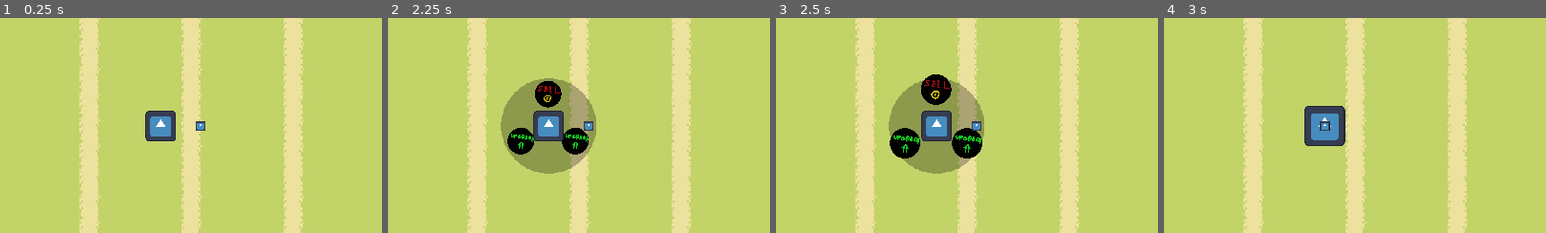
Above: before the commit, frames 1-4 (left to right).
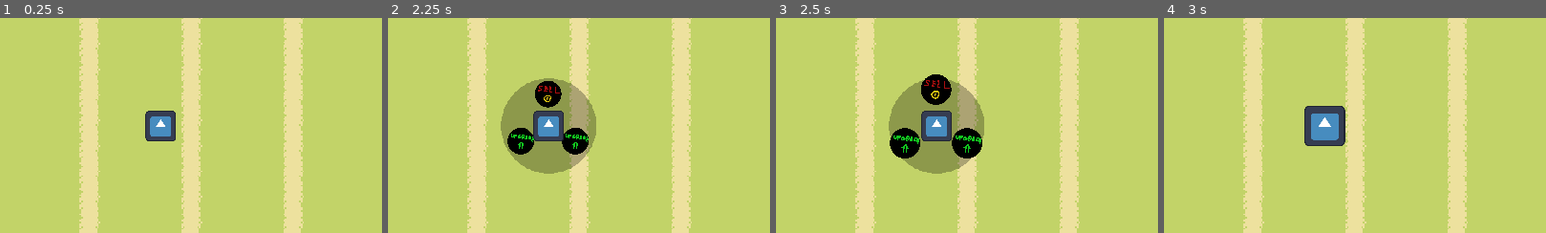
Above: after the commit, the same moments.

Repository: MindVisceral/BoneTD
Game: Godot game, scene res://Levels/Level1/Level1.tscn
Two runs of this game, one before a commit and one after it. Both use one fixed random seed, a clock stepped at 60 frames per second and the inputs below. The engine's default icon, where the game draws it, is replaced by a stand-in: a white triangle on a blue panel in a dark square.
Inputs (mouse positions are % of the whole screen's width and height, from its top left):
- Up to frame 1 (0.25 s): no input
- Up to frame 2 (2.25 s): click "NEXT ROUND" at 0.5 s; click "NEXT ROUND" at 1.25 s; click (21, 44) at 2 s
- Up to frame 3 (2.5 s): no input
- Up to frame 4 (3 s): click (25, 49) at 2.75 s
The pictures show only the part of the screen within x 0-50%, y 19-69%; the shares and areas given below are measured in that part.

The runs differ from the first frame. In frame 1, 0.1% of the frame differs, in the area x 51-54%, y 48-53%; in frame 2, 0.1%; in frame 3, 0.1%; in frame 4, less than 0.1%.

Commit message:
Added a DraggableMenu class for MainMenu

Diff:
--- a/Entities/Towers/BaseTower/BaseTower.gd
+++ b/Entities/Towers/BaseTower/BaseTower.gd
@@ -251,7 +251,6 @@
 
 ## Instantiate a bullet...
 func instantiate_bullet() -> void:
-
 	var bullet: BaseBullet = bullet_scene.instantiate()
 
 	## Before we do anything with the Bullet...
--- a/Entities/Towers/BaseTower/BaseTower.tscn
+++ b/Entities/Towers/BaseTower/BaseTower.tscn
@@ -53,10 +53,6 @@
 
 [node name="BulletSpawnPoint" type="Marker2D" parent="RotationPivot"]
 
-[node name="Sprite2D" type="Sprite2D" parent="RotationPivot/BulletSpawnPoint"]
-scale = Vector2(0.05, 0.05)
-texture = ExtResource("1_vx0cn")
-
 [node name="Collider" type="CollisionShape2D" parent="."]
 
 [node name="ShotDelayTimer" type="Timer" parent="."]
--- /dev/null
+++ b/UI/DraggableMenu/DraggableMenu.gd
@@ -0,0 +1,50 @@
+class_name DraggableMenu
+extends Control
+
+
+###-------------------------------------------------------------------------###
+##### Menu variables
+###-------------------------------------------------------------------------###
+
+## A simple boolean - should the Menu follow the mouse right now?
+## Toggled when the DragButton is pressed/released.
+var follow_mouse: bool = false
+
+## The mouse pointer's local position relative to the Menu's top left corner.
+## Without this, if you were to click and drag the Menu by its ex. middle point,
+## the Menu would snap and it would be dragged by its top left corner.
+var mouse_pos_offset: Vector2 = Vector2.ZERO
+
+
+###-------------------------------------------------------------------------###
+##### Core - Menu Movement
+###-------------------------------------------------------------------------###
+
+func _physics_process(delta: float) -> void:
+	## When the Player wants to drag this Menu...
+	if follow_mouse == true:
+		## Just make this Menu follow the Mouse;
+		## and take into account the offset from the Menu's top left corner.
+		self.global_position = get_global_mouse_position() - mouse_pos_offset
+
+
+###-------------------------------------------------------------------------###
+##### Menu dragging toggle
+###-------------------------------------------------------------------------###
+
+## Button pressed down, make menu follow the mouse
+func _drag_button_held() -> void:
+	## Reset mouse_pos_offset
+	mouse_pos_offset = Vector2.ZERO
+
+	## Register the mouse's position relative to the Menu's origin
+	mouse_pos_offset = get_local_mouse_position()
+
+	follow_mouse = true
+
+## Button released, make menu stop following the mouse
+func _drag_button_released() -> void:
+	## Reset mouse_pos_offset
+	mouse_pos_offset = Vector2.ZERO
+
+	follow_mouse = false
--- /dev/null
+++ b/UI/DraggableMenu/DraggableMenu.tscn
@@ -0,0 +1,35 @@
+[gd_scene load_steps=2 format=3 uid="uid://b5dp0gcijhisy"]
+
+[ext_resource type="Script" path="res://UI/DraggableMenu/DraggableMenu.gd" id="1_2ow3g"]
+
+[node name="DraggableMenu" type="Control"]
+custom_minimum_size = Vector2(100, 100)
+layout_mode = 3
+anchor_right = 0.052
+anchor_bottom = 0.093
+offset_right = 0.159996
+offset_bottom = -0.440002
+script = ExtResource("1_2ow3g")
+
+[node name="Panel" type="Panel" parent="."]
+layout_mode = 1
+anchors_preset = 15
+anchor_right = 1.0
+anchor_bottom = 1.0
+grow_horizontal = 2
+grow_vertical = 2
+
+[node name="DragButton" type="Button" parent="."]
+custom_minimum_size = Vector2(100, 15)
+layout_mode = 1
+anchors_preset = -1
+anchor_right = 1.0
+anchor_bottom = 0.15
+offset_bottom = -7.0
+grow_horizontal = 2
+action_mode = 0
+shortcut_feedback = false
+shortcut_in_tooltip = false
+
+[connection signal="button_down" from="DragButton" to="." method="_drag_button_held"]
+[connection signal="button_up" from="DragButton" to="." method="_drag_button_released"]
--- /dev/null
+++ b/UI/MainMenu/MainMenu.tscn
@@ -0,0 +1,27 @@
+[gd_scene load_steps=2 format=3 uid="uid://c42ltbeu2cdpe"]
+
+[ext_resource type="PackedScene" uid="uid://b5dp0gcijhisy" path="res://UI/DraggableMenu/DraggableMenu.tscn" id="1_genn2"]
+
+[node name="MainMenu" type="Control"]
+layout_mode = 3
+anchors_preset = 15
+anchor_right = 1.0
+anchor_bottom = 1.0
+grow_horizontal = 2
+grow_vertical = 2
+
+[node name="ColorRect" type="ColorRect" parent="."]
+layout_mode = 1
+anchors_preset = 15
+anchor_right = 1.0
+anchor_bottom = 1.0
+grow_horizontal = 2
+grow_vertical = 2
+color = Color(0.533037, 0.533037, 0.533037, 1)
+
+[node name="DraggableMenu" parent="." instance=ExtResource("1_genn2")]
+layout_mode = 1
+offset_left = 936.0
+offset_top = 478.0
+offset_right = 936.16
+offset_bottom = 477.56
--- a/UI/RadialMenu/RadialMenu.gd
+++ b/UI/RadialMenu/RadialMenu.gd
@@ -1,5 +1,11 @@
 class_name RadialTowerMenu
 extends TextureButton
+
+
+## Based on (https://kidscancode.org/godot_recipes/3.x/ui/radial_menu/index.html)
+## Edited to work for Godot 4, cleaned up, heavily commented, rewritten further for my use case.
+
+
 
 ###-------------------------------------------------------------------------###
 ##### Exported variables
